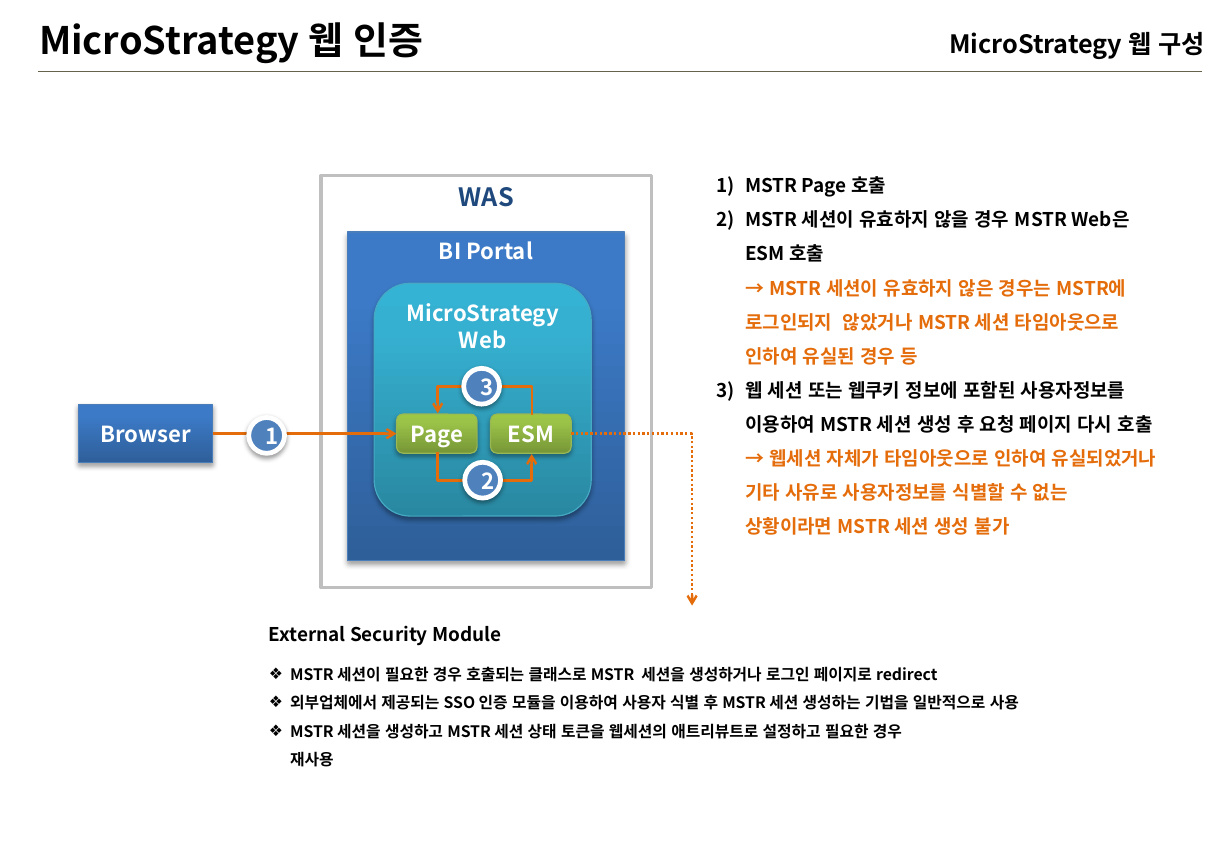
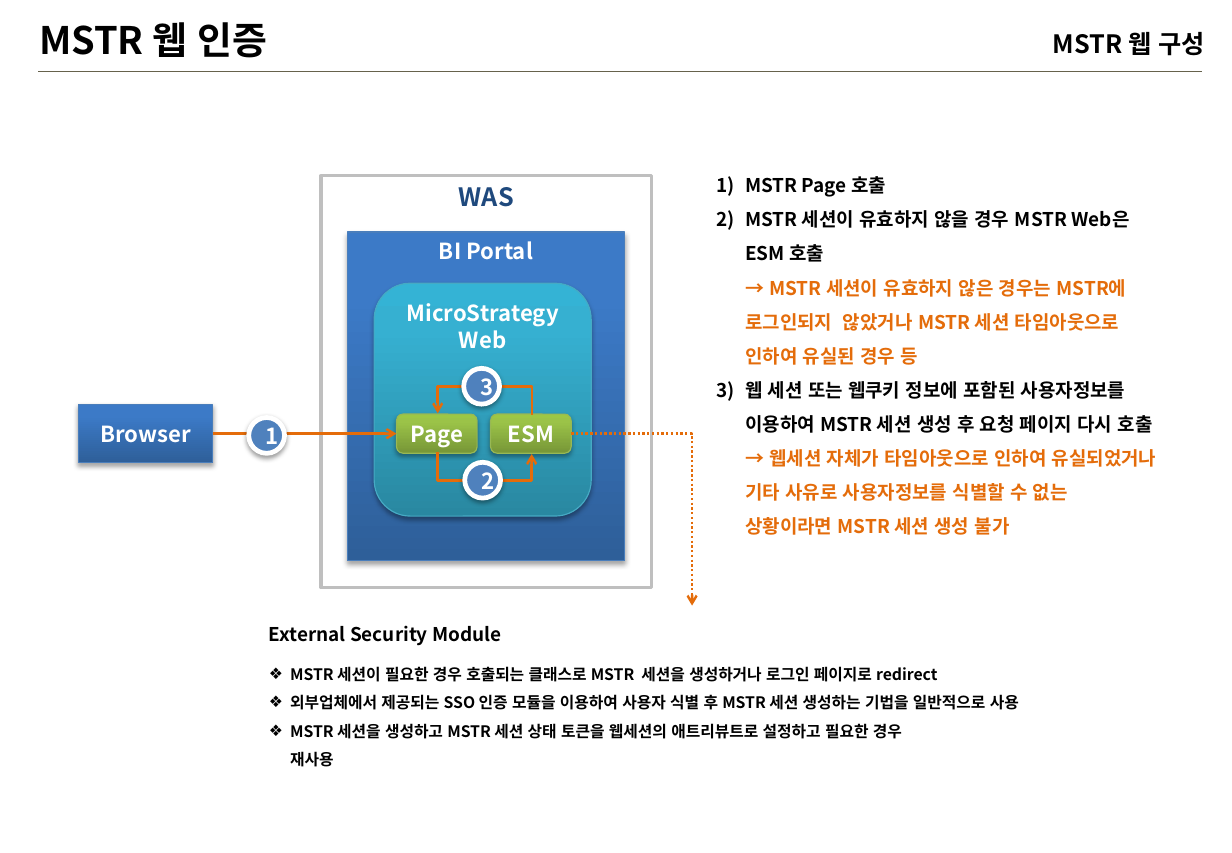
Before and after one commit to iused5/document, a slide deck: slide 8 of MSTR 웹교육/MSTR-웹.pptx. Drawn at 1232x853 pixels with LibreOffice and Linux fonts; fonts in the diff are those of the drawing; background and template pictures are left out. Boxes give left, top, right and bottom in pixels: in the first picture for what was removed or moved away, otherwise in the second. Text is boxed around its words. In the diff, an @@ line names an element or a change of style, - is before the commit and + after.

```diff
--- a/MSTR 웹교육/MSTR-웹.pptx
+++ b/MSTR 웹교육/MSTR-웹.pptx
@@ title at (39,22,268,58): text changed @@
-MicroStrategy 웹 인증
+MSTR 웹 인증
@@ text at (1053,32,1204,56): text changed @@
-MicroStrategy 웹 구성
+MSTR 웹 구성
```
Also in this commit, not shown: 3 other slides changed, 1 slide added.
